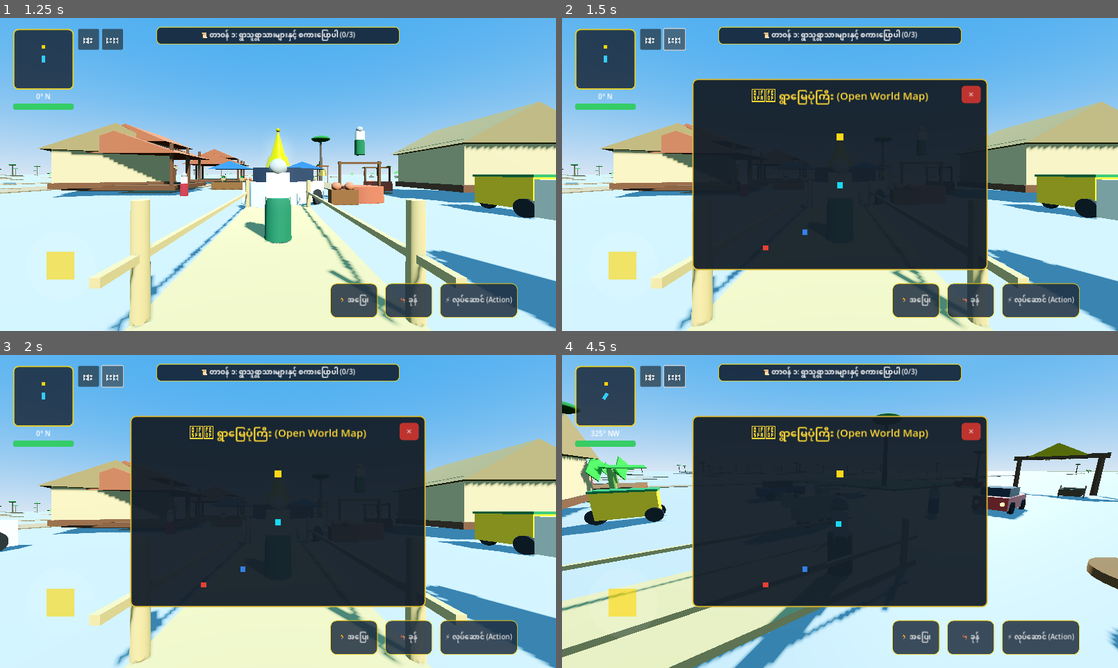
Above: before the commit, frames 1-4 (two rows, left to right).
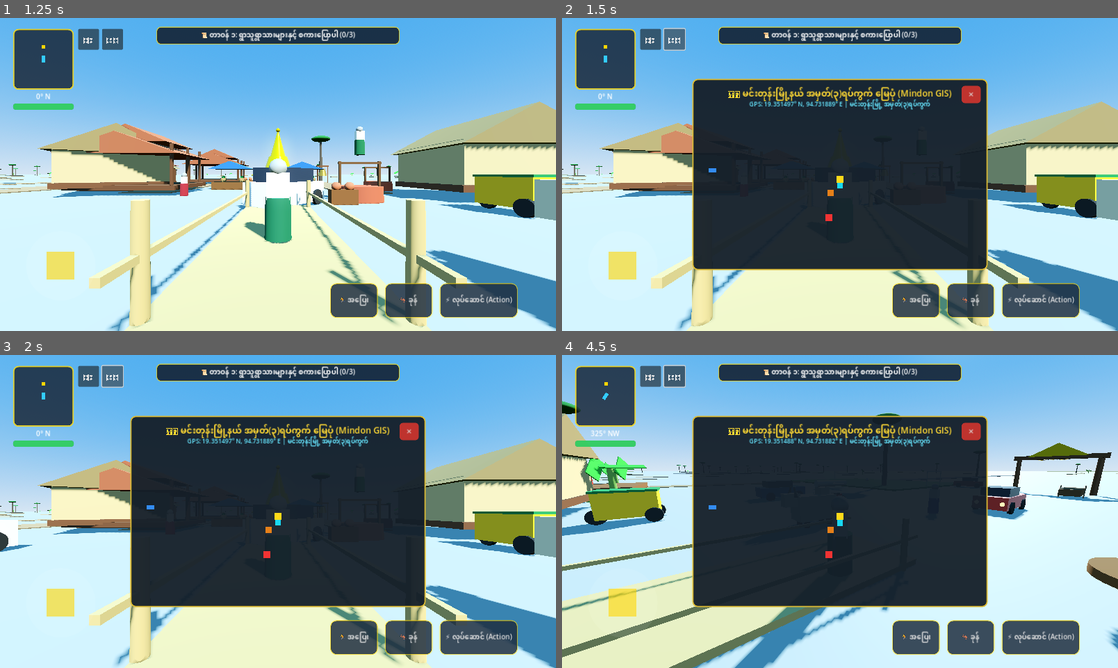
Above: after the commit, the same moments.

Repository: sudohlaingwin/gta-open-world
Game: Godot game, scene res://scenes/main_menu.tscn
Two runs of this game, one before a commit and one after it. Both use one fixed random seed, a clock stepped at 60 frames per second and the inputs below.
Inputs (mouse positions are in pixels of both pictures, inside the frame that each line leads up to):
- Up to frame 1 (1.25 s): click "🎮 အသစ်စတင်မည် (New Game)" at 0.5 s
- Up to frame 2 (1.5 s): click "🗺️" at 1.25 s
- Up to frame 3 (2 s): no input
- Up to frame 4 (4.5 s): click "⏸️" at 2 s; drag from (628, 611) to (895, 442) at 2.77 s; drag from (840, 511) to (812, 574) at 3.52 s; move the mouse to (895, 442) at 4.27 s; hold Right (ui_right) from 4.28 s (still down); hold Ctrl from 4.28 s (still down)

Frame 1 is identical in both runs. In frame 2, 1.5% of the frame differs, in the area x 26-71%, y 22-75%; in frame 3, 1.5%; in frame 4, 1.6%, in the area x 26-92%, y 22-75%.
Error in both runs: Trying to assign value of type 'ColorRect' to a variable of type 'Panel'. (res://scripts/virtual_joystick.gd:12)

Commit message:
feat: Slice 50 - Mindon GIS live GPS map overlay, gateway banner, and atmospheric river audio

Diff:
--- a/scenes/full_map_overlay.tscn
+++ b/scenes/full_map_overlay.tscn
@@ -52,14 +52,29 @@
 anchors_preset = 5
 anchor_left = 0.5
 anchor_right = 0.5
-offset_left = -200.0
-offset_top = 16.0
-offset_right = 200.0
-offset_bottom = 54.0
+offset_left = -260.0
+offset_top = 14.0
+offset_right = 260.0
+offset_bottom = 44.0
 grow_horizontal = 2
 theme_override_colors/font_color = Color(1, 0.85, 0.2, 1)
-theme_override_font_sizes/font_size = 24
-text = "🗺️ ရွာမြေပုံကြီး (Open World Map)"
+theme_override_font_sizes/font_size = 20
+text = "🗺️ မင်းတုန်းမြို့နယ် အမှတ်(၃)ရပ်ကွက် မြေပုံ (Mindon GIS)"
+horizontal_alignment = 1
+
+[node name="CoordsLabel" type="Label" parent="Panel"]
+layout_mode = 1
+anchors_preset = 5
+anchor_left = 0.5
+anchor_right = 0.5
+offset_left = -260.0
+offset_top = 44.0
+offset_right = 260.0
+offset_bottom = 66.0
+grow_horizontal = 2
+theme_override_colors/font_color = Color(0.4, 0.9, 1.0, 1)
+theme_override_font_sizes/font_size = 14
+text = "GPS: 19.351497° N, 94.731889° E | မင်းတုန်းမြို့"
 horizontal_alignment = 1
 
 [node name="CloseBtn" type="Button" parent="Panel"]
@@ -93,6 +108,12 @@
 offset_bottom = 14.0
 color = Color(0.1, 0.85, 0.95, 1)
 
+[node name="HospitalMarker" type="ColorRect" parent="Panel/MapCanvas"]
+layout_mode = 0
+offset_right = 16.0
+offset_bottom = 16.0
+color = Color(0.95, 0.2, 0.2, 1)
+
 [node name="PagodaMarker" type="ColorRect" parent="Panel/MapCanvas"]
 layout_mode = 0
 offset_right = 16.0
@@ -101,12 +122,12 @@
 
 [node name="MarketMarker" type="ColorRect" parent="Panel/MapCanvas"]
 layout_mode = 0
-offset_right = 12.0
-offset_bottom = 12.0
-color = Color(0.9, 0.25, 0.2, 1)
+offset_right = 14.0
+offset_bottom = 14.0
+color = Color(0.9, 0.5, 0.1, 1)
 
-[node name="PierMarker" type="ColorRect" parent="Panel/MapCanvas"]
+[node name="StreamMarker" type="ColorRect" parent="Panel/MapCanvas"]
 layout_mode = 0
-offset_right = 12.0
-offset_bottom = 12.0
-color = Color(0.2, 0.5, 0.9, 1)
+offset_right = 18.0
+offset_bottom = 10.0
+color = Color(0.2, 0.55, 0.95, 1)
--- a/scenes/village_gate.tscn
+++ b/scenes/village_gate.tscn
@@ -64,7 +64,7 @@
 
 [node name="WelcomeSign" type="Label3D" parent="."]
 transform = Transform3D(1, 0, 0, 0, 1, 0, 0, 0, 1, 0, 3.8, 0.35)
-text = "မင်္ဂလာပါ — ရွှေရွာတော်မှ ကြိုဆိုပါ၏"
-font_size = 32
+text = "မင်္ဂလာပါ — မင်းတုန်းမြို့ အမှတ်(၃)ရပ်ကွက်မှ ကြိုဆိုပါ၏"
+font_size = 30
 outline_size = 10
 modulate = Color(1, 0.9, 0.4, 1)
--- a/scripts/audio_manager.gd
+++ b/scripts/audio_manager.gd
@@ -195,3 +195,57 @@
 	stream.data = data
 	elephant_trumpet_player.stream = stream
 	elephant_trumpet_player.play()
+
+var river_stream_player: AudioStreamPlayer
+var birds_stream_player: AudioStreamPlayer
+
+func play_river_flow() -> void:
+	if is_muted: return
+	if not river_stream_player:
+		river_stream_player = AudioStreamPlayer.new()
+		river_stream_player.name = "RiverWaterAudio"
+		river_stream_player.volume_db = -10.0
+		add_child(river_stream_player)
+	var sample_hz = 22050
+	var duration = 2.0
+	var total_frames = int(sample_hz * duration)
+	var stream = AudioStreamWAV.new()
+	stream.format = AudioStreamWAV.FORMAT_16_BITS
+	stream.mix_rate = sample_hz
+	var data = PackedByteArray()
+	data.resize(total_frames * 2)
+	for i in range(total_frames):
+		var t = float(i) / float(sample_hz)
+		var brown_noise = (sin(t * 130.0 * TAU) * 0.4 + sin(t * 220.0 * TAU) * 0.3 + sin(t * 310.0 * TAU) * 0.3)
+		var val = brown_noise * (0.8 + 0.2 * sin(t * 3.5))
+		var int_sample = int(clamp(val, -1.0, 1.0) * 16383.0)
+		data.encode_s16(i * 2, int_sample)
+	stream.data = data
+	river_stream_player.stream = stream
+	river_stream_player.play()
+
+func play_tropical_birds() -> void:
+	if is_muted: return
+	if not birds_stream_player:
+		birds_stream_player = AudioStreamPlayer.new()
+		birds_stream_player.name = "TropicalBirdsAudio"
+		birds_stream_player.volume_db = -8.0
+		add_child(birds_stream_player)
+	var sample_hz = 22050
+	var duration = 0.5
+	var total_frames = int(sample_hz * duration)
+	var stream = AudioStreamWAV.new()
+	stream.format = AudioStreamWAV.FORMAT_16_BITS
+	stream.mix_rate = sample_hz
+	var data = PackedByteArray()
+	data.resize(total_frames * 2)
+	for i in range(total_frames):
+		var t = float(i) / float(sample_hz)
+		var env = exp(-t * 6.0)
+		var freq = 1800.0 + sin(t * 25.0) * 400.0
+		var val = sin(t * freq * TAU) * env * 0.5
+		var int_sample = int(clamp(val, -1.0, 1.0) * 32767.0)
+		data.encode_s16(i * 2, int_sample)
+	stream.data = data
+	birds_stream_player.stream = stream
+	birds_stream_player.play()
--- a/scripts/full_map_overlay.gd
+++ b/scripts/full_map_overlay.gd
@@ -1,14 +1,22 @@
 extends Control
+
+# --- Real-World Mindon Township Interactive Map & Navigation Overlay ---
+# Center: 19.351497 N, 94.731889 E (Mindon Township Ward 3, Myanmar)
 
 @onready var close_btn: Button = $Panel/CloseBtn
 @onready var map_canvas: Control = $Panel/MapCanvas
 @onready var player_marker: ColorRect = $Panel/MapCanvas/PlayerMarker
+@onready var hospital_marker: ColorRect = $Panel/MapCanvas/HospitalMarker
 @onready var pagoda_marker: ColorRect = $Panel/MapCanvas/PagodaMarker
 @onready var market_marker: ColorRect = $Panel/MapCanvas/MarketMarker
-@onready var pier_marker: ColorRect = $Panel/MapCanvas/PierMarker
+@onready var stream_marker: ColorRect = $Panel/MapCanvas/StreamMarker
+@onready var coords_label: Label = $Panel/CoordsLabel
 
 var player: CharacterBody3D = null
 var beacon_node: Node3D = null
+
+# GIS mapping scale: 1 world unit (meter) = 0.55 canvas pixels
+const MAP_SCALE: float = 0.55
 
 func _ready() -> void:
 	if close_btn:
@@ -28,11 +36,10 @@
 	var canvas_rect = map_canvas.get_global_rect()
 	if canvas_rect.has_point(screen_pos):
 		var local_pos = screen_pos - canvas_rect.position
-		var center = map_canvas.size / 2.0
+		var center = map_canvas.size * 0.5
 		var rel_pos = local_pos - center
-		var scale_factor = 4.5
-		var world_x = rel_pos.x / scale_factor
-		var world_z = rel_pos.y / scale_factor
+		var world_x = rel_pos.x / MAP_SCALE
+		var world_z = rel_pos.y / MAP_SCALE
 
 		if not beacon_node:
 			beacon_node = get_parent().get_parent().get_node_or_null("WaypointBeacon")
@@ -40,24 +47,35 @@
 			beacon_node.global_position = Vector3(world_x, 0.0, world_z)
 			beacon_node.visible = true
 
-func _process(delta: float) -> void:
-	if not visible:
+func _process(_delta: float) -> void:
+	if not visible or not map_canvas:
 		return
 
 	if not player:
 		player = get_tree().get_first_node_in_group("player") as CharacterBody3D
 
-	var canvas_size = map_canvas.size
-	var center = canvas_size / 2.0
-	var scale_factor = 4.5
+	var center = map_canvas.size * 0.5
+
+	# Real-world Mindon Town Ward 3 GIS landmark positions
+	if hospital_marker:
+		# Mindon Township General Hospital compound (-45m, 135m)
+		hospital_marker.position = center + Vector2(-45.0, 135.0) * MAP_SCALE - (hospital_marker.size * 0.5)
 
 	if pagoda_marker:
-		pagoda_marker.position = center + Vector2(0, -25) * scale_factor - Vector2(8, 8)
+		pagoda_marker.position = center + Vector2(0.0, -25.0) * MAP_SCALE - (pagoda_marker.size * 0.5)
+
 	if market_marker:
-		market_marker.position = center + Vector2(-38, 32) * scale_factor - Vector2(6, 6)
-	if pier_marker:
-		pier_marker.position = center + Vector2(-18, 24) * scale_factor - Vector2(6, 6)
+		market_marker.position = center + Vector2(-38.0, 32.0) * MAP_SCALE - (market_marker.size * 0.5)
+
+	if stream_marker:
+		# Mindon Stream bridge crossing (-534m, -64m)
+		stream_marker.position = center + Vector2(-534.0, -64.0) * MAP_SCALE - (stream_marker.size * 0.5)
 
 	if player and player_marker:
 		var p_pos = player.global_position
-		player_marker.position = center + Vector2(p_pos.x, p_pos.z) * scale_factor - Vector2(7, 7)
+		player_marker.position = center + Vector2(p_pos.x, p_pos.z) * MAP_SCALE - (player_marker.size * 0.5)
+		if coords_label:
+			# Live real-world GPS coordinates calculation
+			var cur_lat = 19.351497 - (p_pos.z / 111139.0)
+			var cur_lon = 94.731889 + (p_pos.x / 104860.0)
+			coords_label.text = "GPS: %.6f° N, %.6f° E | မင်းတုန်းမြို့ အမှတ်(၃)ရပ်ကွက်" % [cur_lat, cur_lon]
Not shown, changed: COLLAB.md
